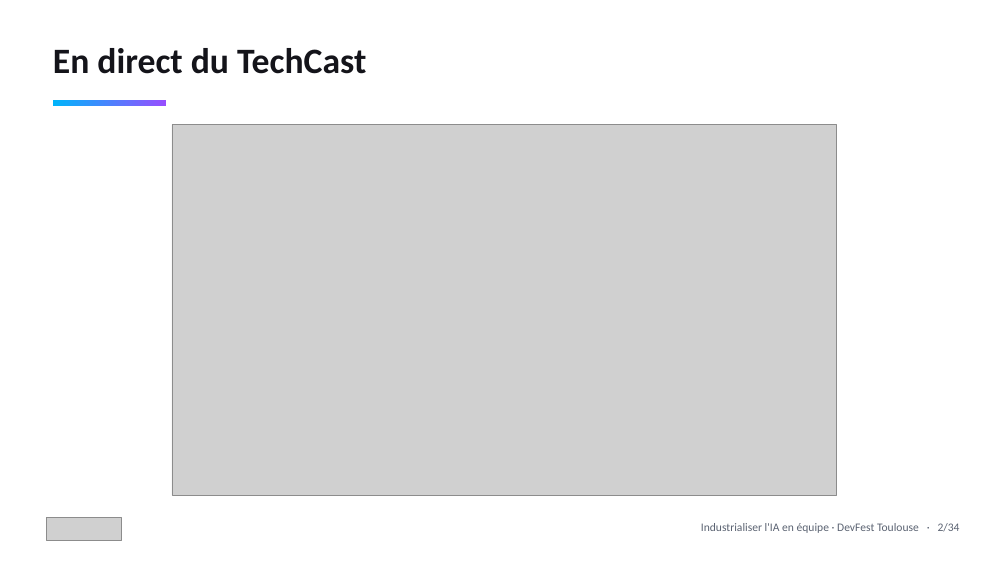
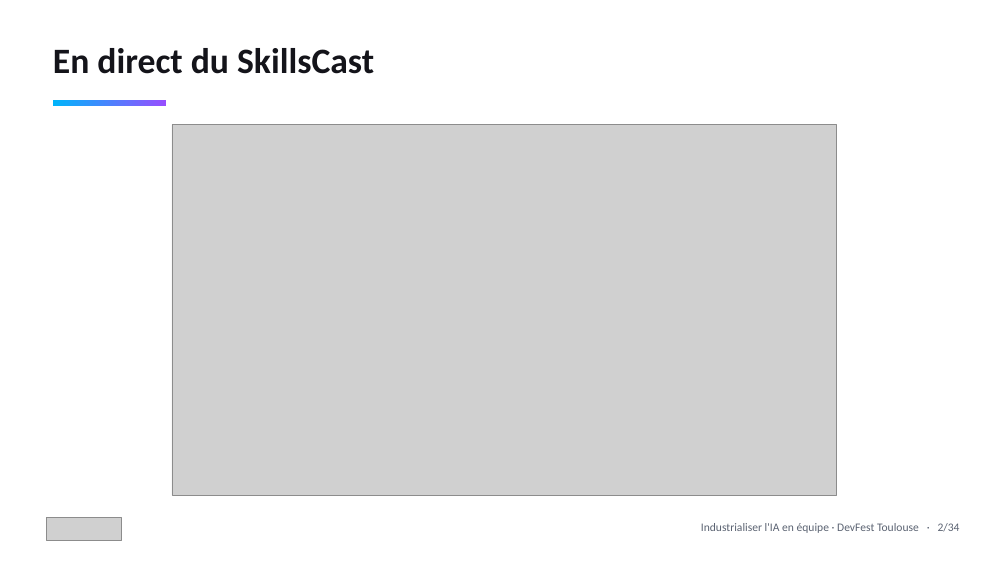
Before and after one commit to tosun-si/claude-skills-team-industrialisation, a slide deck: slide 3 of talks/slides/talk_devfest_skills.pptx. Drawn at 1008x567 pixels with LibreOffice and Linux fonts; fonts in the diff are those of the drawing; grey boxes stand for pictures. Boxes give left, top, right and bottom in pixels: in the first picture for what was removed or moved away, otherwise in the second. Text is boxed around its words. In the diff, an @@ line names an element or a change of style, - is before the commit and + after.

```diff
--- a/talks/slides/talk_devfest_skills.pptx
+++ b/talks/slides/talk_devfest_skills.pptx
@@ text at [53, 48, 374, 74]: text changed @@
-En direct du TechCast
+En direct du SkillsCast
```
Also in this commit, not shown: 5 other files.
